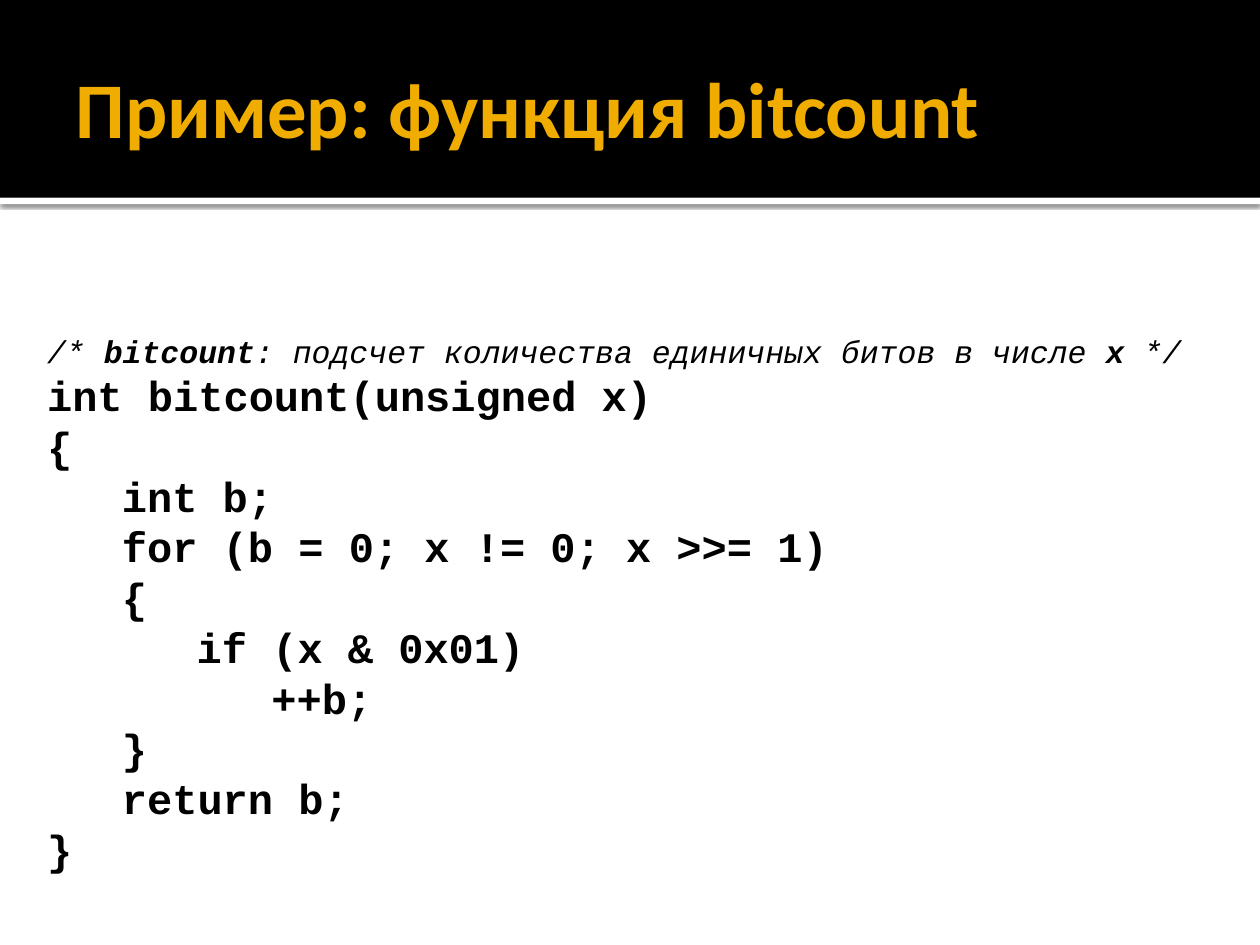
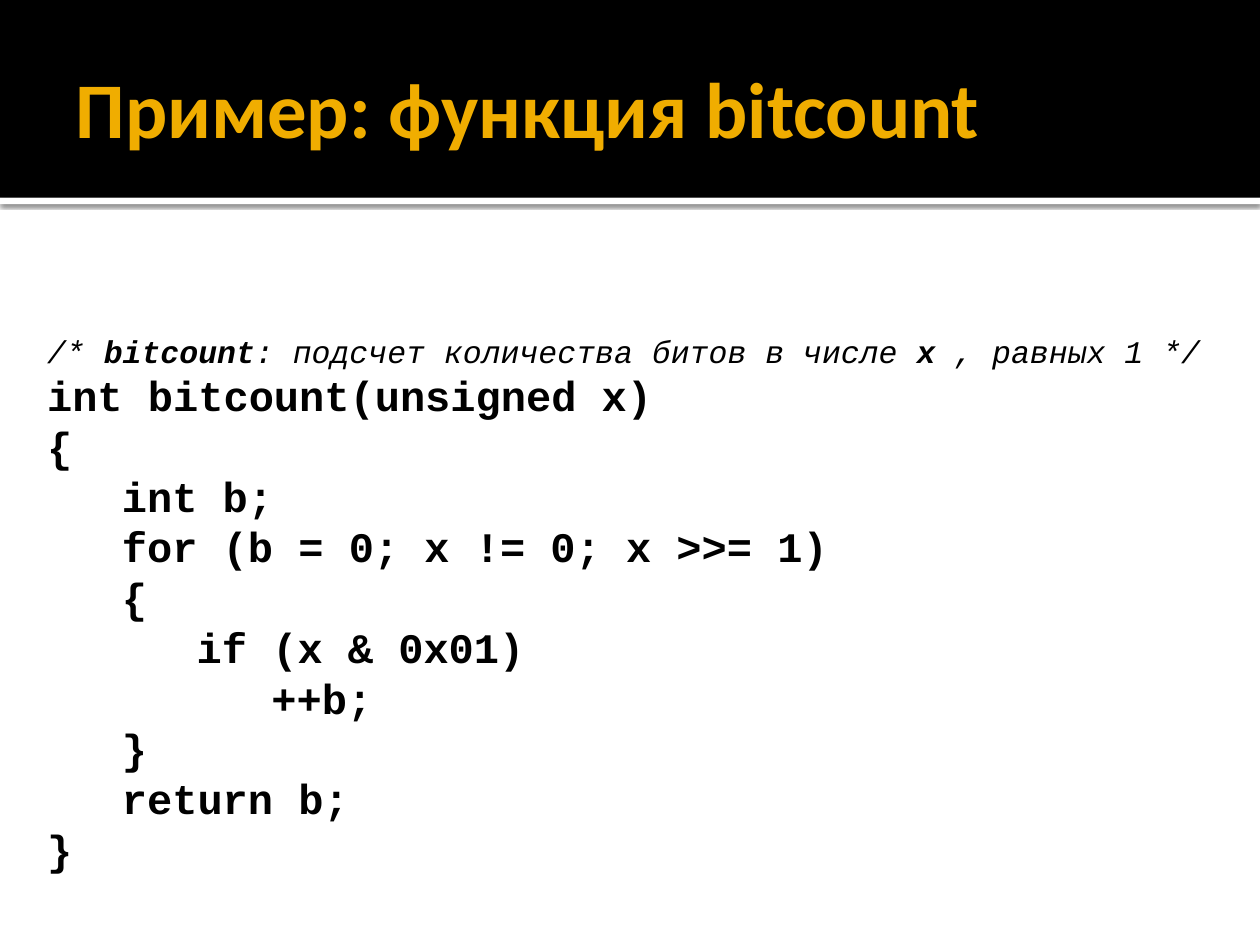
Before and after one commit to alexey-malov/oop, a slide deck: slide 50 of lectures/01/Синтаксис C++.pptx. Drawn at 1260x945 pixels with LibreOffice and Linux fonts; fonts in the diff are those of the drawing. Boxes give left, top, right and bottom in pixels: in the first picture for what was removed or moved away, otherwise in the second. Text is boxed around its words. In the diff, an @@ line names an element or a change of style, - is before the commit and + after.

```diff
--- a/lectures/01/Синтаксис C++.pptx
+++ b/lectures/01/Синтаксис C++.pptx
@@ text at bbox=[104, 340, 1143, 370]: text changed @@
-/* bitcount: подсчет количества единичных битов в числе x */
+/* bitcount: подсчет количества битов в числе x , равных 1 */
```
Also in this commit, not shown: 2 other slides changed.
